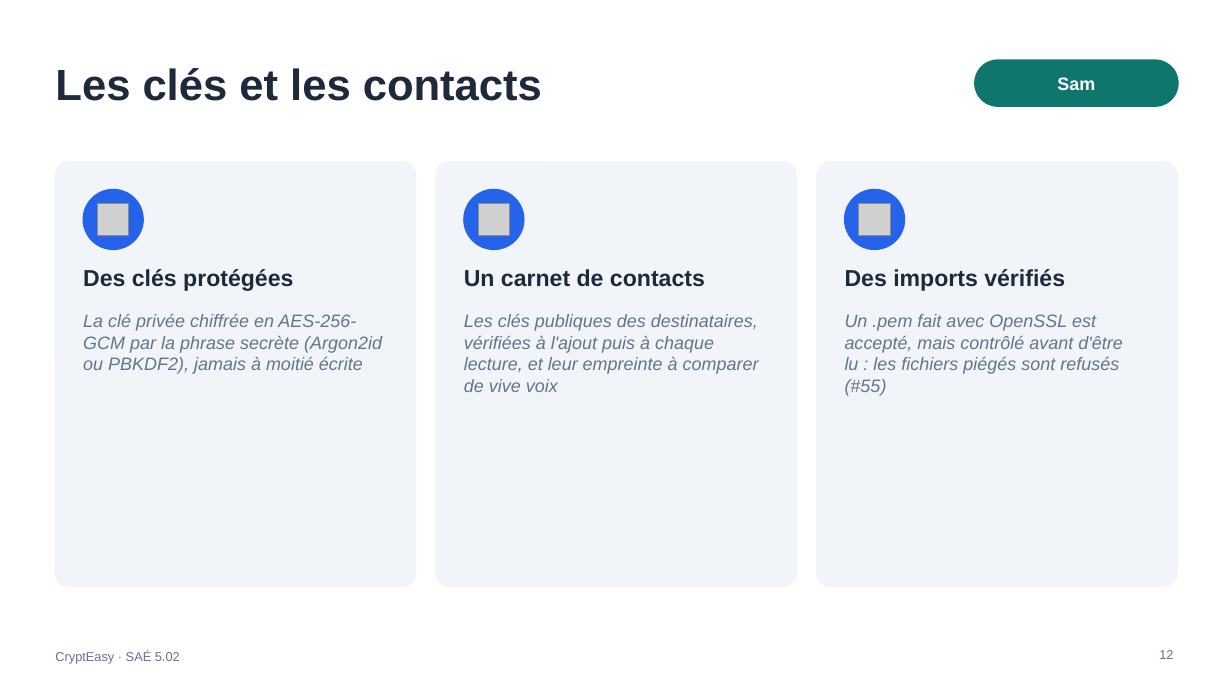
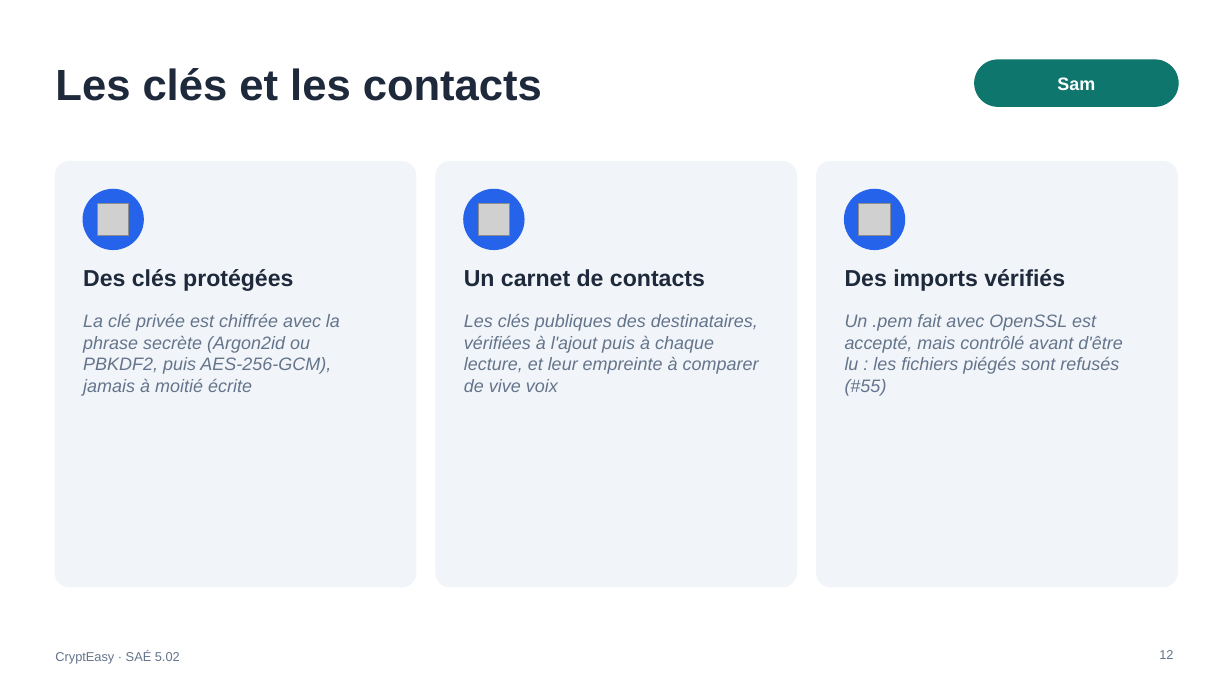
Before and after one commit to DiogoF-Hub/CryptEasy, a slide deck: slide 12 of docs/slides/CryptEasy_Soutenance_modele.pptx. Drawn at 1232x693 pixels with LibreOffice and Linux fonts; fonts in the diff are those of the drawing; grey boxes stand for pictures. Boxes give left, top, right and bottom in pixels: in the first picture for what was removed or moved away, otherwise in the second. Text is boxed around its words. In the diff, an @@ line names an element or a change of style, - is before the commit and + after.

Commit message:
docs(slides): keep AES-256-GCM on one line on slide 12 (#37)
Checked in LibreOffice: the name broke at its hyphen. Reworded the first card; slides 7, 12, 15 and 16 render without overflow.

Part of #37

```diff
--- a/docs/slides/CryptEasy_Soutenance_modele.pptx
+++ b/docs/slides/CryptEasy_Soutenance_modele.pptx
@@ text at (83, 314, 340, 396): text changed @@
-La clé privée chiffrée en AES-256-GCM par la phrase secrète (Argon2id ou PBKDF2), jamais à moitié écrite
+La clé privée est chiffrée avec la phrase secrète (Argon2id ou PBKDF2, puis AES-256-GCM), jamais à moitié écrite
```
